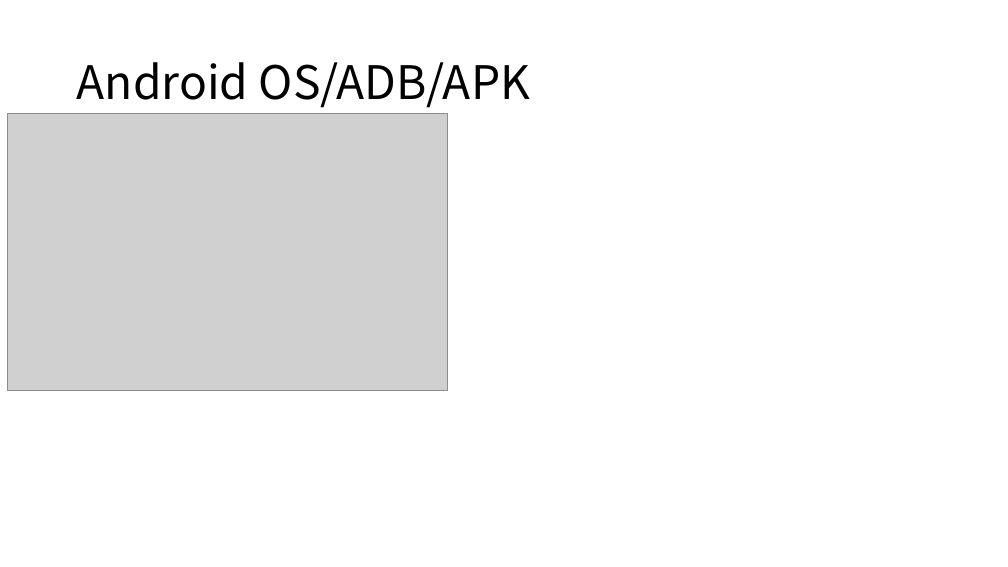
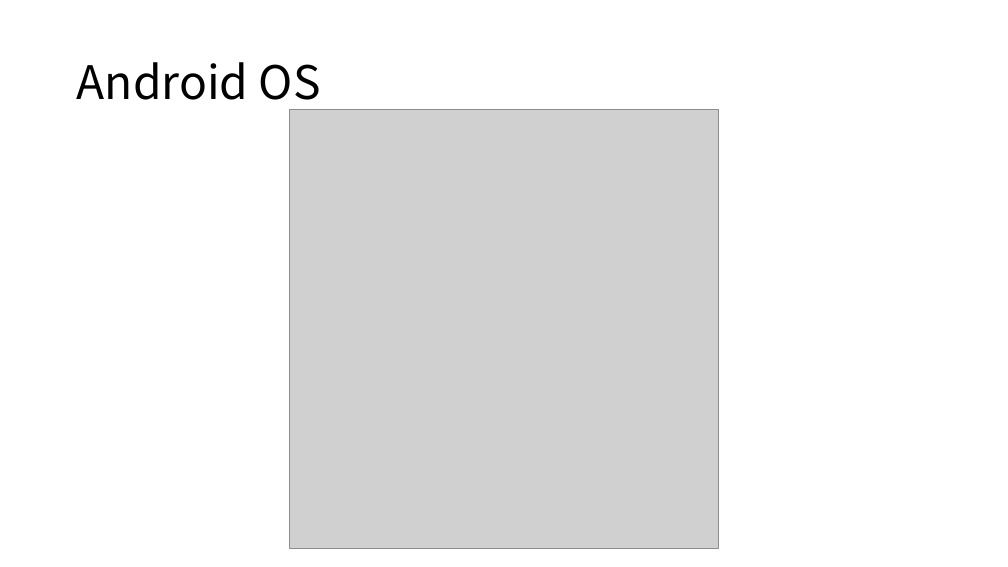
Before and after one commit to boycececil666gmailcom/webgpu-renderer, a slide deck: slide 14 of WebGPU Renderer.pptx. Drawn at 1008x567 pixels with LibreOffice and Linux fonts; fonts in the diff are those of the drawing; grey boxes stand for pictures. Boxes give left, top, right and bottom in pixels: in the first picture for what was removed or moved away, otherwise in the second. Text is boxed around its words. In the diff, an @@ line names an element or a change of style, - is before the commit and + after.

```diff
--- a/WebGPU Renderer.pptx
+++ b/WebGPU Renderer.pptx
@@ title at bbox=[77, 62, 321, 111]: text changed @@
-Android OS/ADB/APK
+Android OS
@@ picture removed at bbox=[8, 113, 448, 391] @@
@@ picture added at bbox=[290, 110, 718, 549] @@
```
Also in this commit, not shown: 7 other slides changed, 4 slides added, 1 slide removed, 40 other files.
